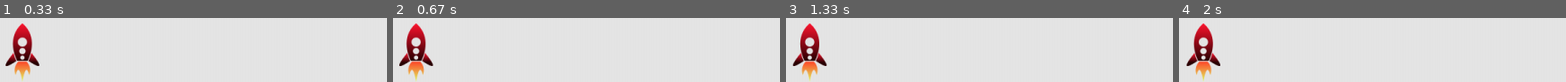
Above: before the commit, frames 1-4 (left to right).
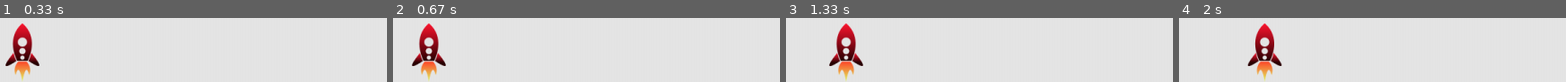
Above: after the commit, the same moments.

Repository: jeffyuri7/alien_pygame
Game: pygame game, started from alien_invasion.py
The game is run twice, just before and just after one commit, with the same random seed, the same clock (stepped at 60 frames per second) and the same inputs.
Inputs:
- Up to frame 1 (0.33 s): no input
- Up to frame 2 (0.67 s): hold Right from 0.33 s (still down)
- Up to frame 3 (1.33 s): release Right at 0.8 s; hold Right 0.83-1.3 s
- Up to frame 4 (2 s): hold Right 1.33-1.97 s

Frame 1 is identical in both runs. In frame 2, 5.3% of the frame differs, in the area x 1-14%, y 8-99%; in frame 3, 6.9%, in the area x 1-20%, y 8-99%; in frame 4, 6.9%.

Commit message:
Inclusão da função mover-se para a direita na espaconave

Diff:
--- a/alien_invasion.py
+++ b/alien_invasion.py
@@ -7,12 +7,14 @@
 def run_game():
     pygame.init()
     ai_settings = Settings()
-    screen = pygame.display.set_mode((ai_settings.screen_width, ai_settings.screen_height))
+    screen = pygame.display.set_mode((ai_settings.screen_width,
+                                      ai_settings.screen_height))
     pygame.display.set_caption("Invasão Alienígina")
     ship = Ship(screen)
 
     while True:
         gf.check_events(ship)
+        ship.update()
         gf.update_screen(ai_settings, screen, ship)
 
 
--- a/game_functions.py
+++ b/game_functions.py
@@ -9,11 +9,17 @@
         elif event.type == pygame.KEYDOWN:
             if event .key == pygame.K_RIGHT:
                 #Move a espaçonave para a direita
-                ship.rect.centerx += 1
+                ship.moving_right = True
+        elif event.type == pygame.KEYUP:
+            if event.key == pygame.K_RIGHT:
+                ship.moving_right = False
 
 
 def update_screen(ai_settings, screen, ship):
-    """Atualiza as imagens da tela e alterna para a nova tela. Redesenha a tela a cada passagem pelo laço"""
+    """Atualiza as imagens da tela e alterna para a nova tela.
+Redesenha a tela a cada passagem pelo laço
+
+    """
     screen.fill(ai_settings.bg_color)
     ship.blitme()
     # Deixa a tela mais recente visível
--- a/ship.py
+++ b/ship.py
@@ -9,6 +9,13 @@
         self.screen_rect = screen.get_rect()
         self.rect.centerx = self.screen_rect.centerx
         self.rect.bottom = self.screen_rect.bottom
+        self.moving_right = False
 
     def blitme(self):
         self.screen.blit(self.image, self.rect)
+
+    def update(self):
+        """Atualiza a posição da espaçonave de acordo com a flag de
+movimento"""
+        if self.moving_right:
+            self.rect.centerx += 1
